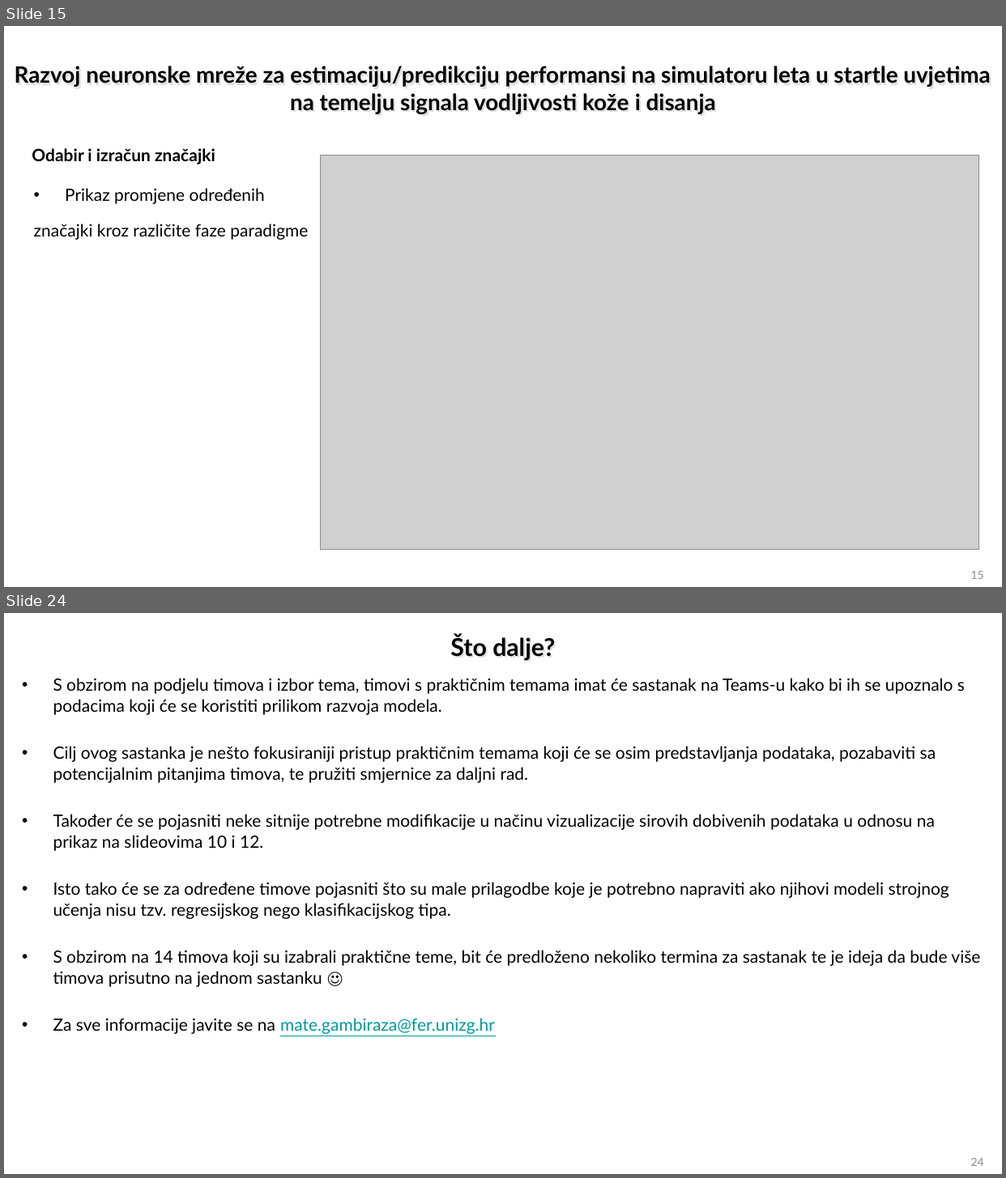
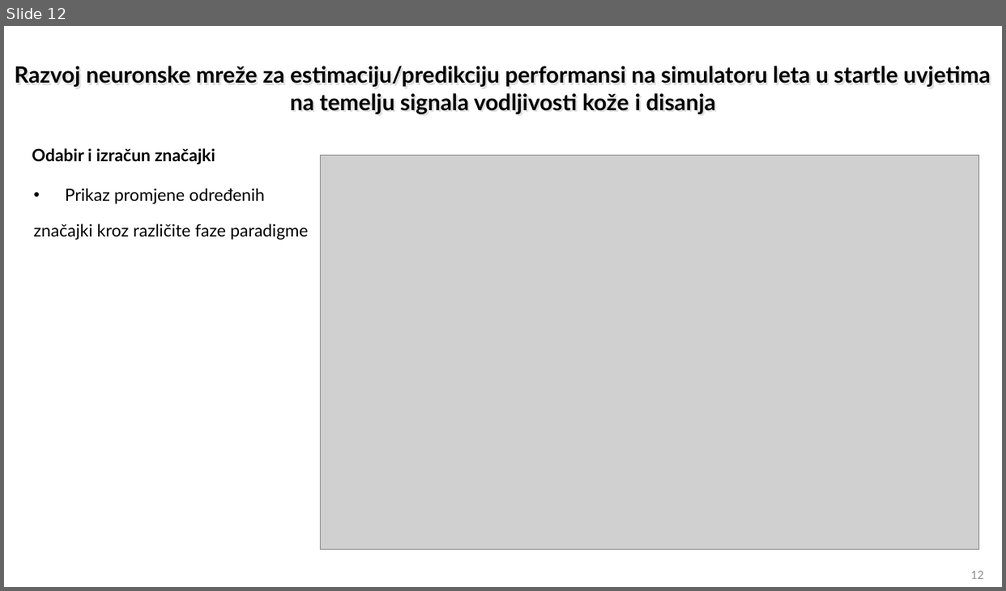
Before and after one commit to florijan127/ost_seminar, a slide deck: OST_2024-25_Predlozak za prakticni seminarski rad_Web (1).pptx. Shown one above the other, each under a label of ours: slides 15 and 24 before the commit, slide 12 after it; the slides between them are not shown. The pictures are 1006x1178 and 1006x591 pixels, drawn with LibreOffice and Linux fonts; fonts in the diff are those of the drawing; grey boxes stand for pictures. Boxes give left, top, right and bottom in pixels: in the first picture for what was removed or moved away, otherwise in the second. Text is boxed around its words. In the diff, an @@ line names an element or a change of style, - is before the commit and + after.

```diff
--- a/OST_2024-25_Predlozak za prakticni seminarski rad_Web (1).pptx
+++ b/OST_2024-25_Predlozak za prakticni seminarski rad_Web (1).pptx
@@ slide 24 removed at [4, 613, 1002, 1174], background #FFFFFF @@
@@ title removed at [450, 635, 555, 661] @@
-Što dalje?
@@ text removed at [53, 678, 980, 1034] @@
-• S obzirom na podjelu timova i izbor tema, timovi s praktičnim temama imat će sastanak na Teams-u kako bi ih se upoznalo s podacima koji će se koristiti prilikom razvoja modela.
-• Cilj ovog sastanka je nešto fokusiraniji pristup praktičnim temama koji će se osim predstavljanja podataka, pozabaviti sa potencijalnim pitanjima timova, te pružiti smjernice za daljni rad.
-• Također će se pojasniti neke sitnije potrebne modifikacije u načinu vizualizacije sirovih dobivenih podataka u odnosu na prikaz na slideovima 10 i 12.
-• Isto tako će se za određene timove pojasniti što su male prilagodbe koje je potrebno napraviti ako njihovi modeli strojnog učenja nisu tzv. regresijskog nego klasifikacijskog tipa.
-• S obzirom na 14 timova koji su izabrali praktične teme, bit će predloženo nekoliko termina za sastanak te je ideja da bude više timova prisutno na jednom sastanku ☺
-• Za sve informacije javite se na mate.gambiraza@fer.unizg.hr
@@ page number removed at [971, 1158, 984, 1166] @@
-24
@@ what was slide 15 is now slide 12 @@
@@ page number at [971, 571, 984, 579]: text changed @@
-15
+12
```
Also in this commit, not shown: 13 slides changed, 5 other slides removed, 3 other files.
